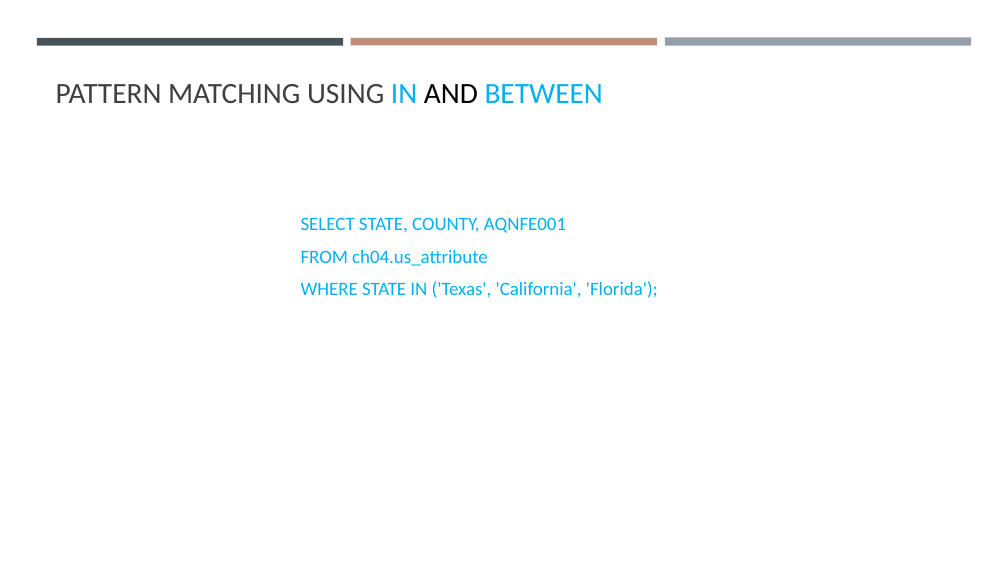
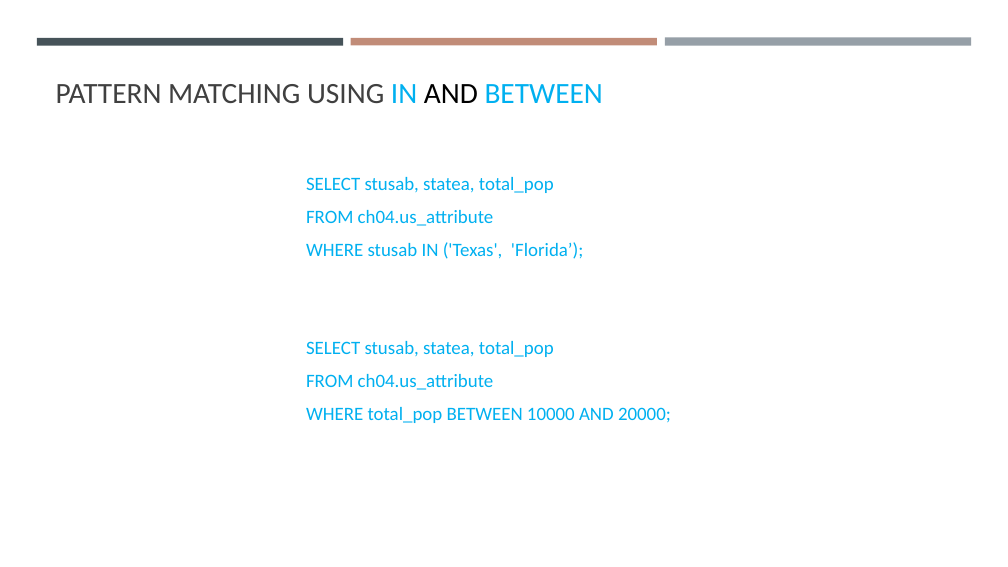
Before and after one commit to gisynw/ssj-376, a slide deck: slide 40 of docs/Lectures/Week04/Week04_SimpleSQL.pptx (slide 34 before the commit). Drawn at 1008x567 pixels with LibreOffice and Linux fonts; fonts in the diff are those of the drawing. Boxes give left, top, right and bottom in pixels: in the first picture for what was removed or moved away, otherwise in the second. Text is boxed around its words. In the diff, an @@ line names an element or a change of style, - is before the commit and + after.

```diff
--- a/docs/Lectures/Week04/Week04_SimpleSQL.pptx
+++ b/docs/Lectures/Week04/Week04_SimpleSQL.pptx
@@ text "SELECT stusab, statea, total_pop": place and size @@
-text "SELECT stusab, statea, total_pop" at (301,217,658,298)
+text "SELECT stusab, statea, total_pop" at (306,177,671,423)
@@ text at (306,177,554,193): text changed @@
-SELECT STATE, COUNTY, AQNFE001
+SELECT stusab, statea, total_pop
@@ text at (306,242,671,423): text changed @@
-WHERE STATE IN ('Texas', 'California', 'Florida');
+WHERE stusab IN ('Texas', 'Florida’);
+SELECT stusab, statea, total_pop
+FROM ch04.us_attribute
+WHERE total_pop BETWEEN 10000 AND 20000;
```
Also in this commit, not shown: 10 other slides changed, 12 slides added, 2 other files.
